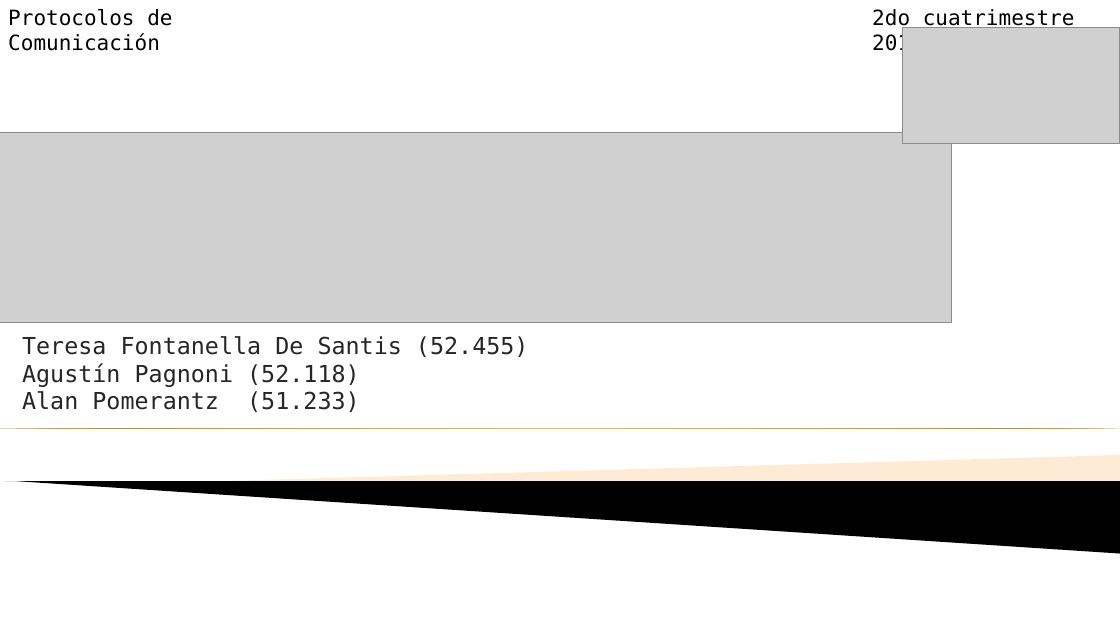
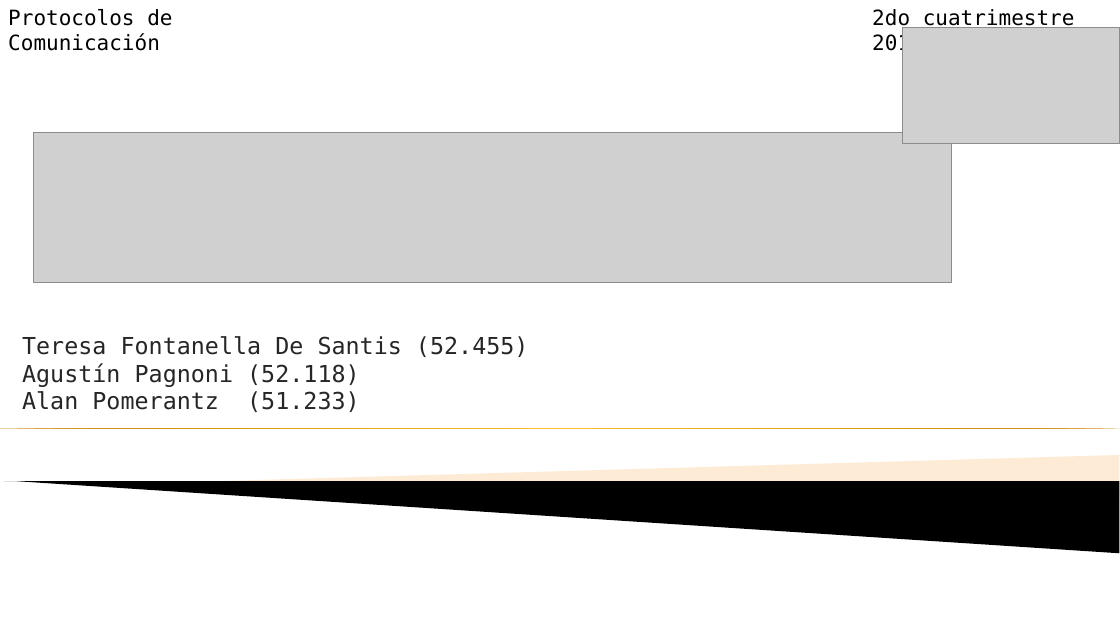
Before and after one commit to aguspagnoni/http-proxy, a slide deck: slide 1 of PPT PDC 1.ppt. Drawn at 1120x630 pixels with LibreOffice and Linux fonts; fonts in the diff are those of the drawing; grey boxes stand for pictures; background and template pictures are left out. Boxes give left, top, right and bottom in pixels: in the first picture for what was removed or moved away, otherwise in the second. Text is boxed around its words. In the diff, an @@ line names an element or a change of style, - is before the commit and + after.

```diff
--- a/PPT PDC 1.ppt
+++ b/PPT PDC 1.ppt
@@ picture: place and size @@
-picture at [0,133,951,322]
+picture at [33,132,951,282]
@@ freeform shape at [207,455,1119,500]: outline redrawn @@
@@ freeform shape at [4,481,1118,553]: outline redrawn @@
```
Also in this commit, not shown: 4 other slides changed, 4 slides added, 4 slides removed, 5 other files.
